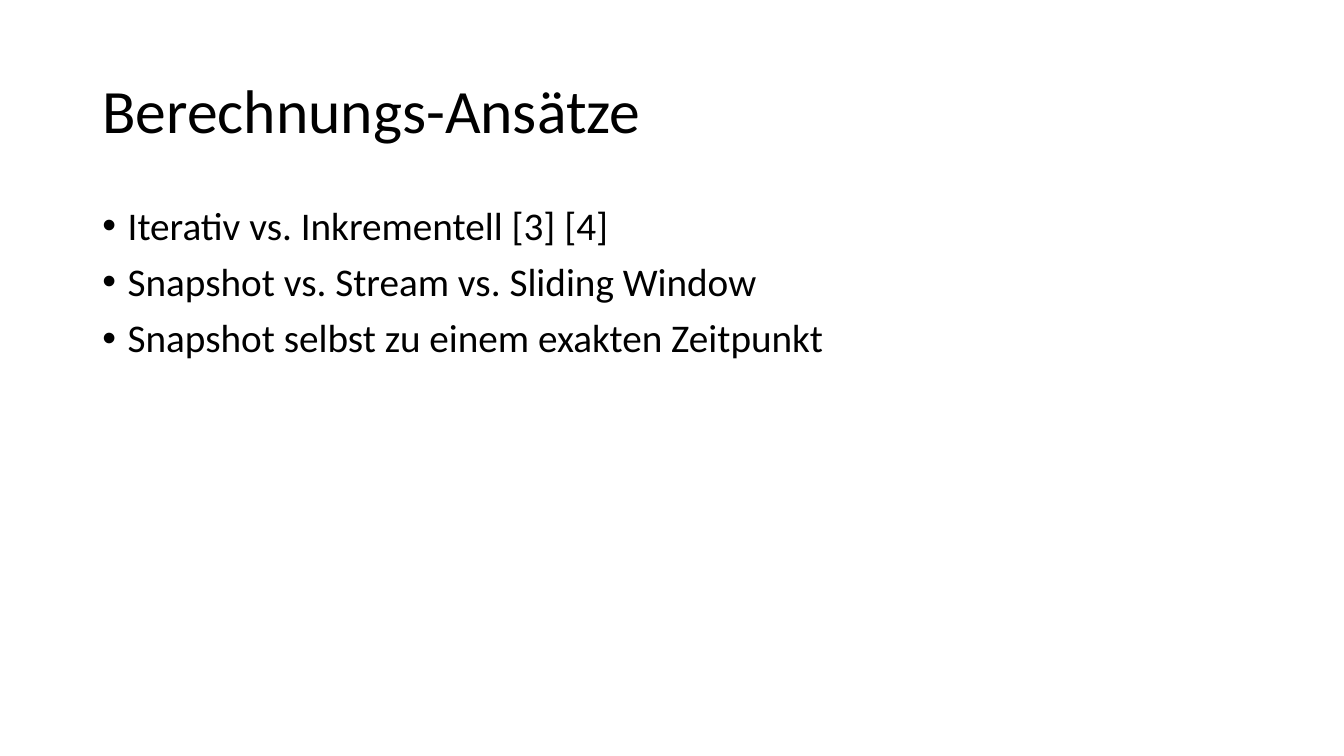
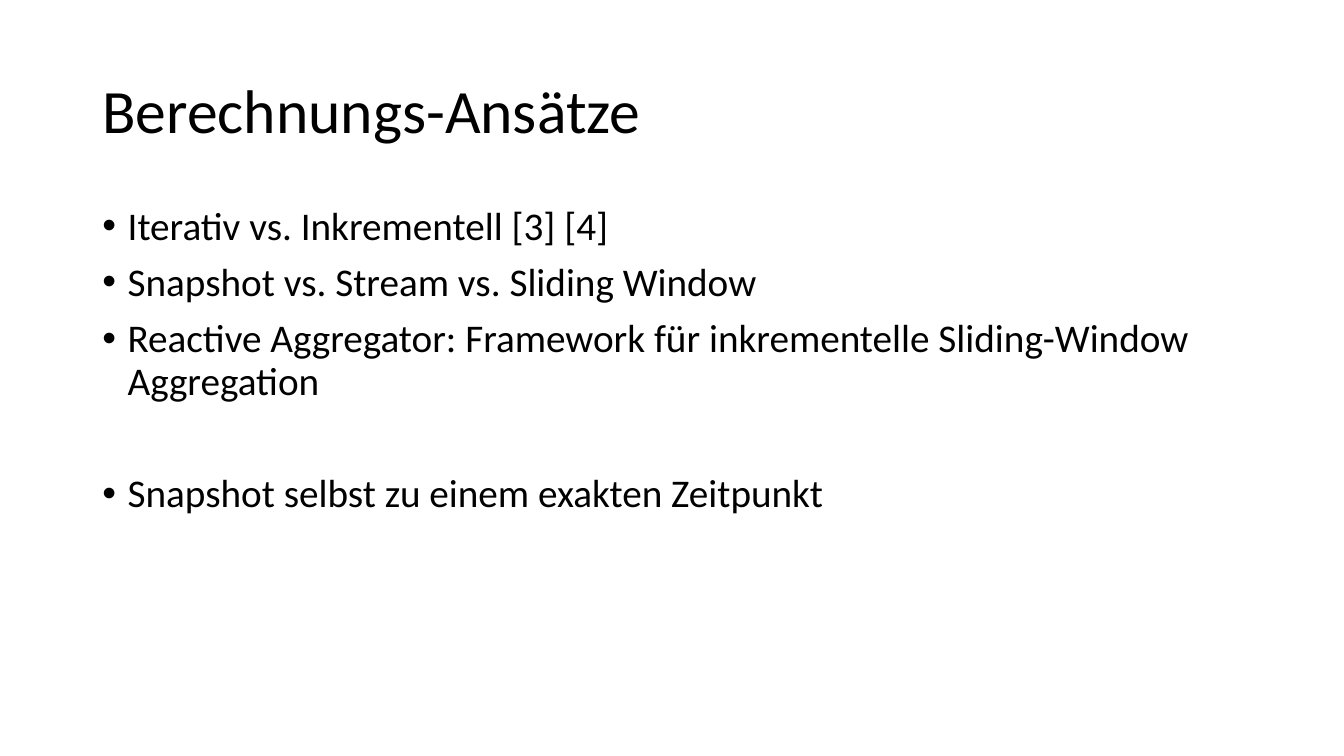
Before and after one commit to johnsonaux/temporale-graphen, a slide deck: slide 17 of Bewertungsmatrix.pptx. Drawn at 1344x756 pixels with LibreOffice and Linux fonts; fonts in the diff are those of the drawing. Boxes give left, top, right and bottom in pixels: in the first picture for what was removed or moved away, otherwise in the second. Text is boxed around its words. In the diff, an @@ line names an element or a change of style, - is before the commit and + after.

```diff
--- a/Bewertungsmatrix.pptx
+++ b/Bewertungsmatrix.pptx
@@ text at (128, 324, 1188, 402): paragraph added @@
+• Reactive Aggregator: Framework für inkrementelle Sliding-Window Aggregation
```
Also in this commit, not shown: 4 other slides changed, 3 slides added, 3 other files.
